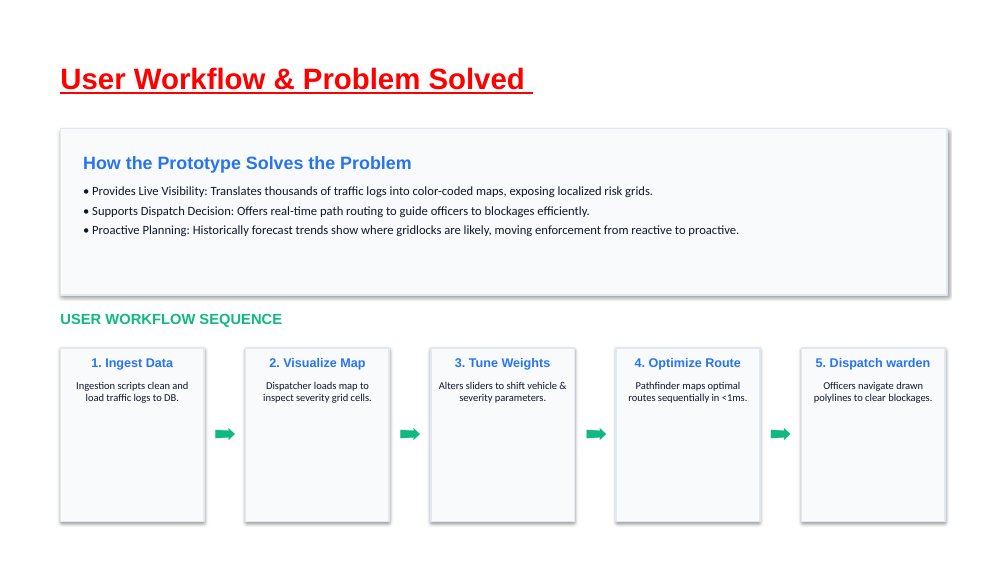
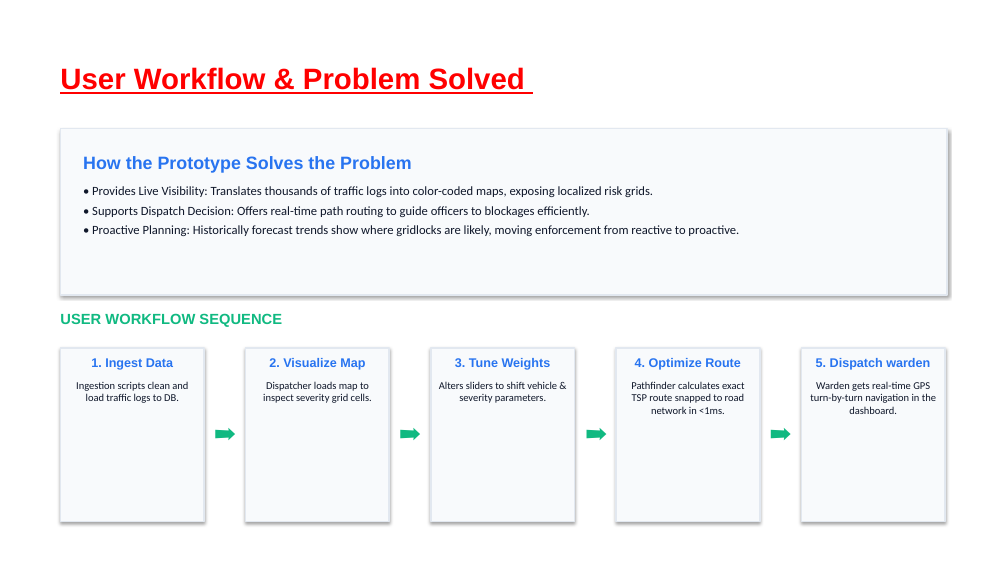
Before and after one commit to sb01022006/ai-parking-congestion-intelligence, a slide deck: slide 9 of Flikart_Grid_Lock_hackathon_Round_2_Confluent.pptx. Drawn at 1008x567 pixels with LibreOffice and Linux fonts; fonts in the diff are those of the drawing; background and template pictures are left out. Boxes give left, top, right and bottom in pixels: in the first picture for what was removed or moved away, otherwise in the second. Text is boxed around its words. In the diff, an @@ line names an element or a change of style, - is before the commit and + after.

Commit message:
Update presentation text for exact TSP and snapped routing while preserving original formatting

```diff
--- a/Flikart_Grid_Lock_hackathon_Round_2_Confluent.pptx
+++ b/Flikart_Grid_Lock_hackathon_Round_2_Confluent.pptx
@@ text at box(631, 381, 745, 414): text changed @@
-Pathfinder maps optimal routes sequentially in <1ms.
+Pathfinder calculates exact TSP route snapped to road network in <1ms.
@@ text at box(810, 381, 936, 414): text changed @@
-Officers navigate drawn polylines to clear blockages.
+Warden gets real-time GPS turn-by-turn navigation in the dashboard.
```
Also in this commit, not shown: 5 other slides changed.
